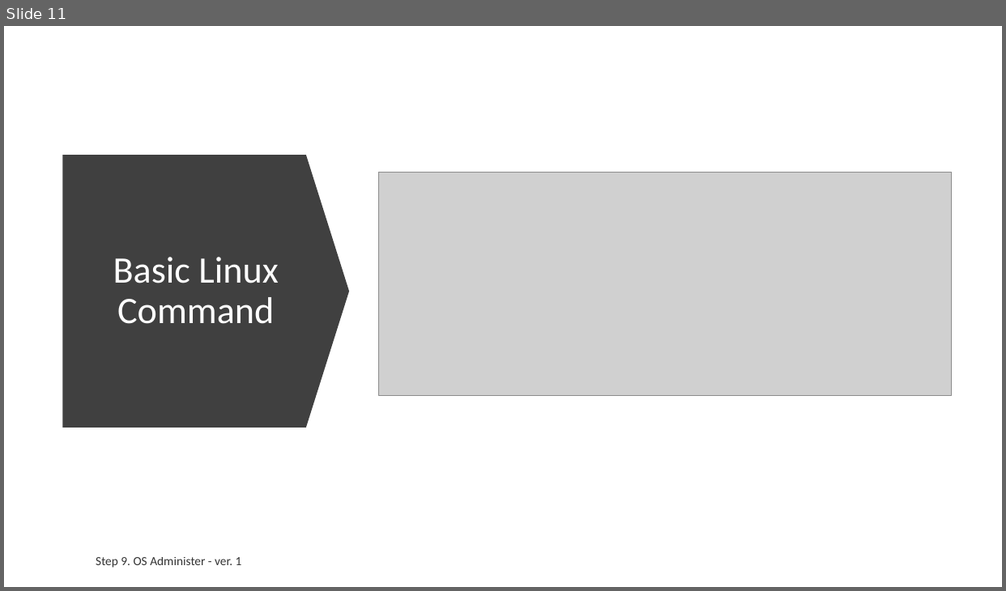
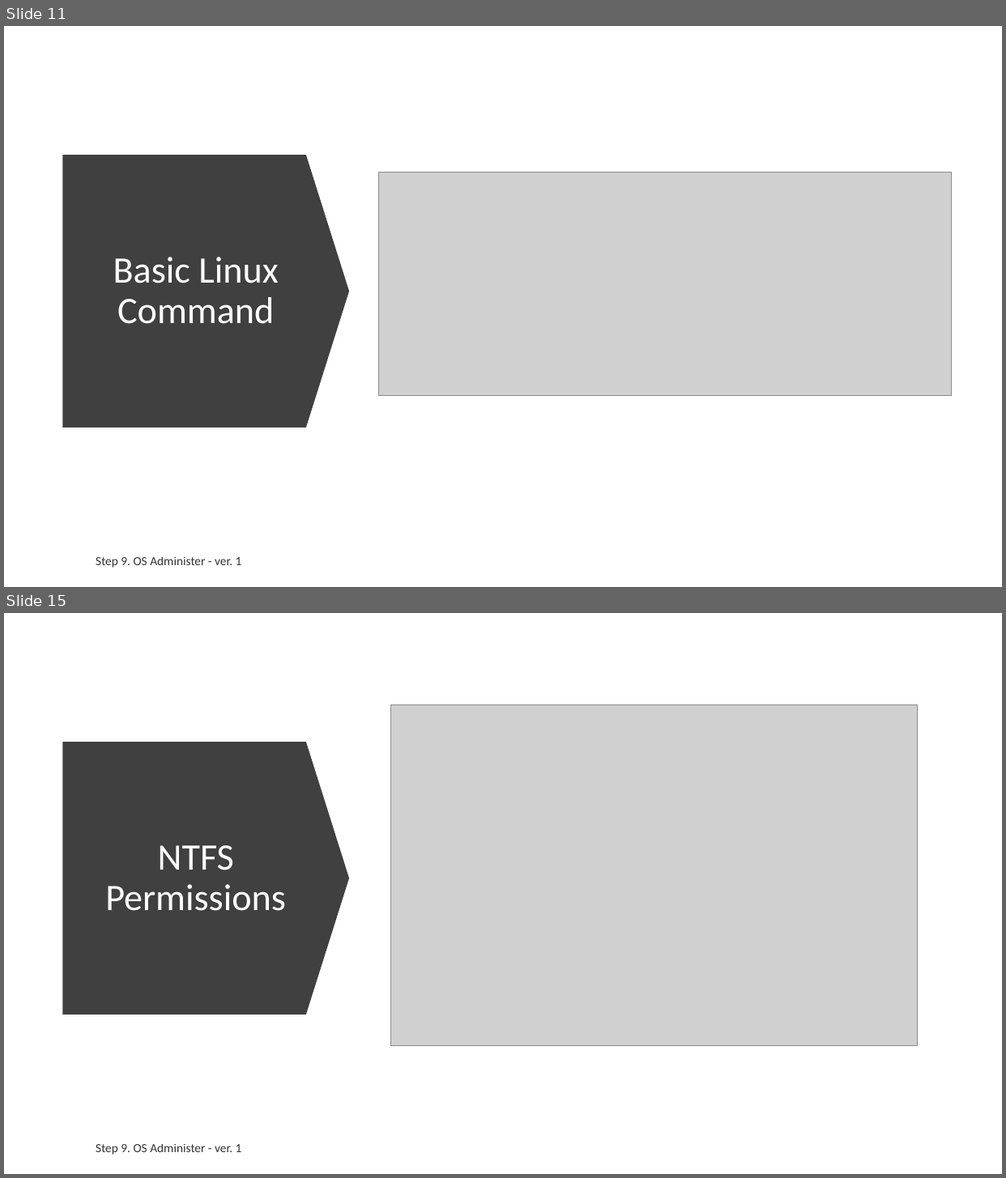
Before and after one commit to ext4dmin/DevOps-Mentorship, a slide deck: Step09-OS_Administer_speach.pptx. Shown one above the other, each under a label of ours: slide 11 before the commit, slides 11 and 15 after it; the slides between them are not shown. The pictures are 1006x591 and 1006x1178 pixels, drawn with LibreOffice and Linux fonts; fonts in the diff are those of the drawing; grey boxes stand for pictures. Boxes give left, top, right and bottom in pixels: in the first picture for what was removed or moved away, otherwise in the second. Text is boxed around its words. In the diff, an @@ line names an element or a change of style, - is before the commit and + after.

Commit message:
Step 9. OS Administer
Windows OS is Done.

```diff
--- a/Step09-OS_Administer_speach.pptx
+++ b/Step09-OS_Administer_speach.pptx
@@ slide 15 added at [4,613,1002,1174], background #FFFFFF @@
@@ picture added at [390,705,918,1046] @@
@@ down arrow added at [63,742,350,1015], fill #404040 @@
@@ title added at [105,845,286,911], 36 pt, text #FFFFFF @@
+NTFS Permissions
@@ text added at [96,1144,242,1155], 12 pt, text #000000 at 80% opacity @@
+Step 9. OS Administer - ver. 1
```
Also in this commit, not shown: 1 slide changed, 5 other slides added, 2 other files.
